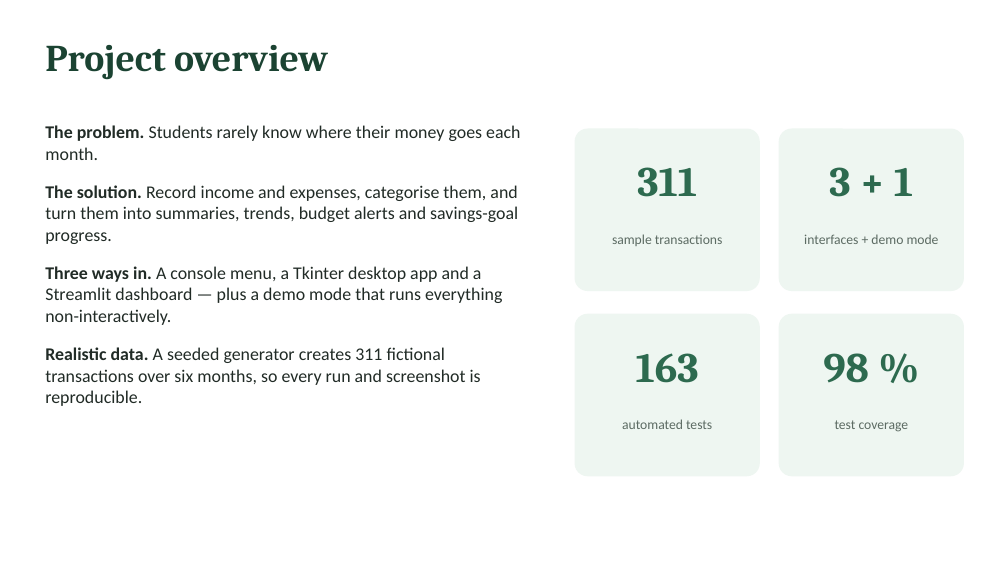
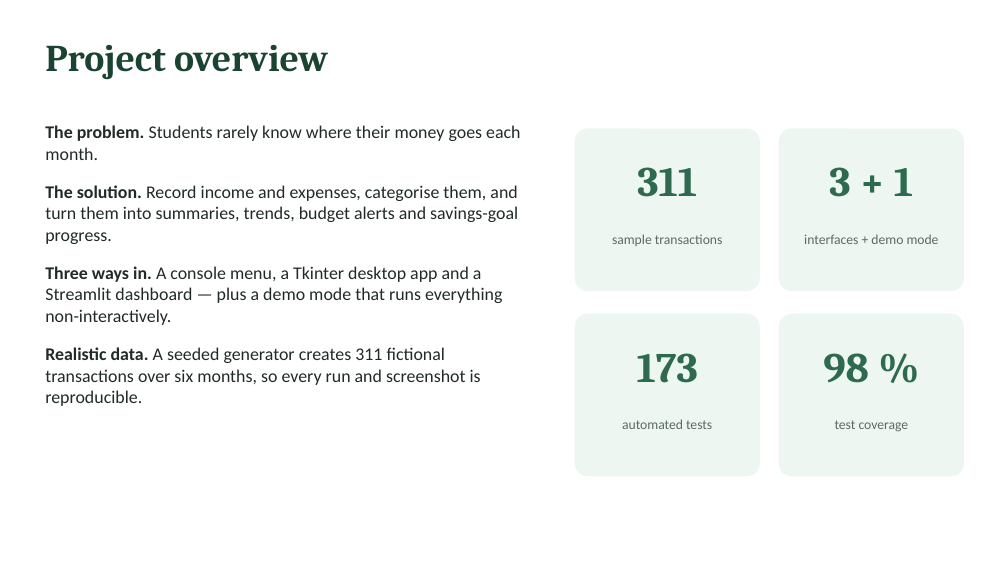
Before and after one commit to 14juanito/Personal-finance-tracker, a slide deck: slide 2 of deliverables/Demo_Slides.pptx. Drawn at 1008x567 pixels with LibreOffice and Linux fonts; fonts in the diff are those of the drawing. Boxes give left, top, right and bottom in pixels: in the first picture for what was removed or moved away, otherwise in the second. Text is boxed around its words. In the diff, an @@ line names an element or a change of style, - is before the commit and + after.

```diff
--- a/deliverables/Demo_Slides.pptx
+++ b/deliverables/Demo_Slides.pptx
@@ text at <box>637,353,698,383</box>: text changed @@
-163
+173
```
Also in this commit, not shown: 2 other slides changed, 3 other files.
